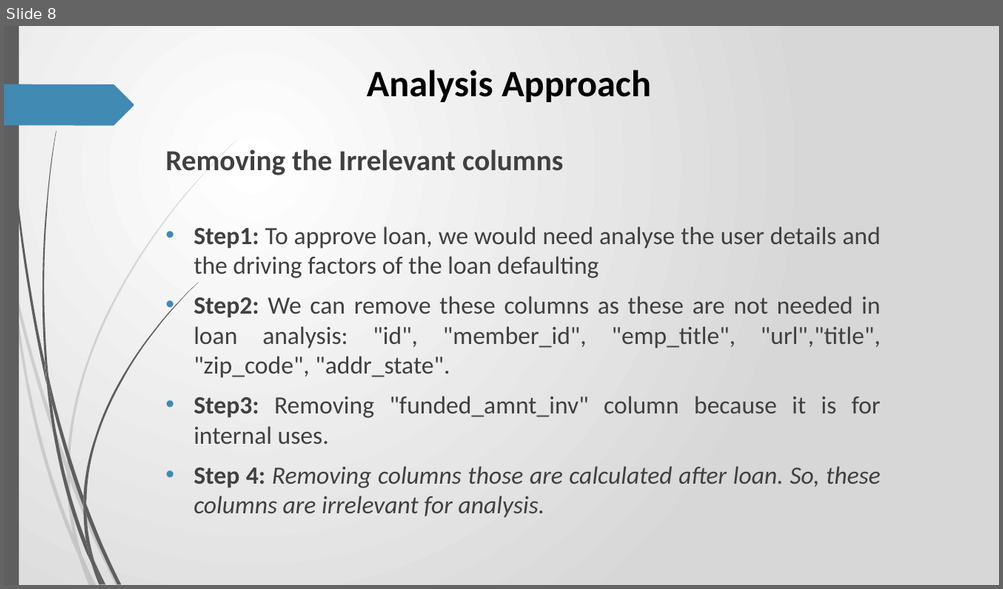
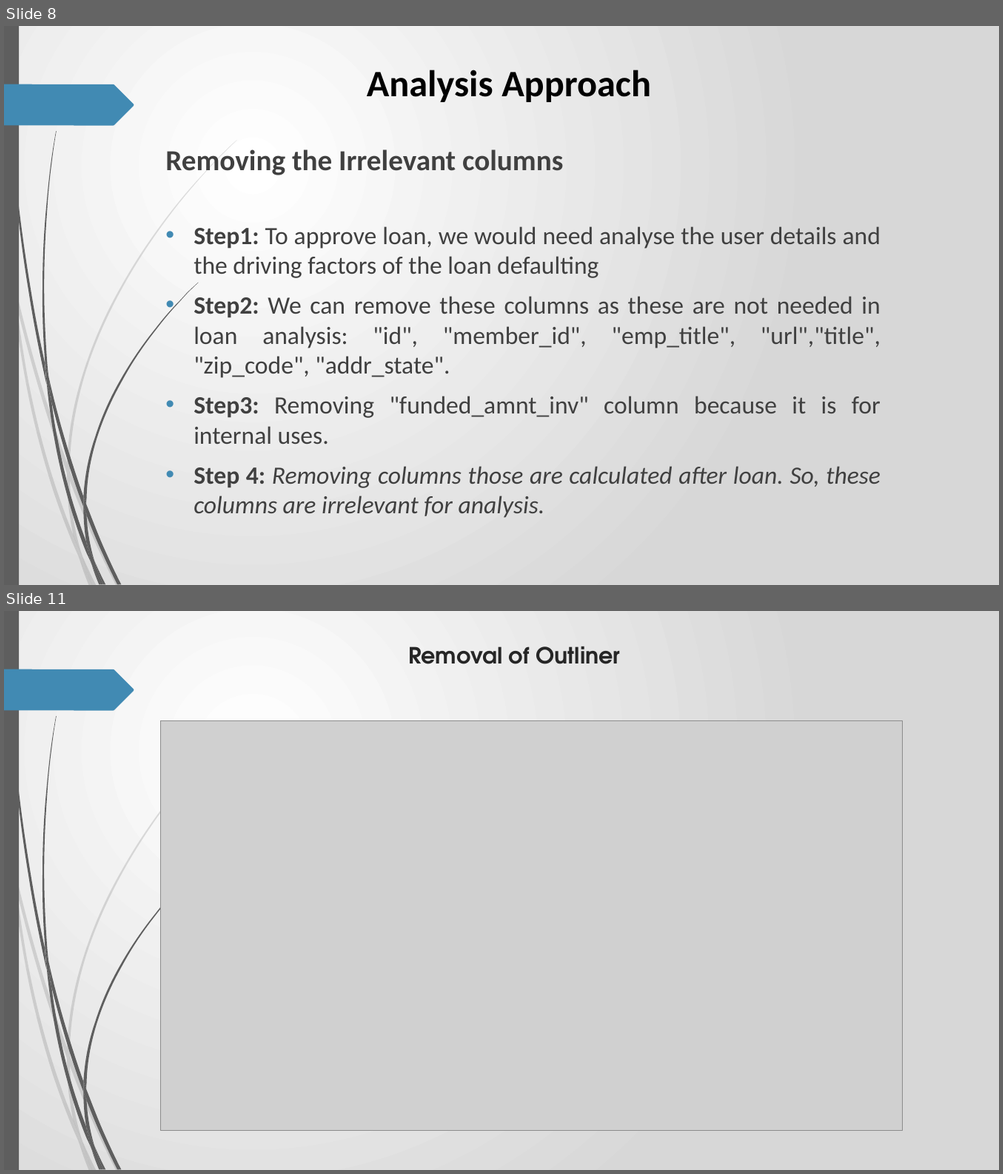
Before and after one commit to RavishankarDuMCA10/LendingClubCaseStudy, a slide deck: Case_Study.pptx. Shown one above the other, each under a label of ours: slide 8 before the commit, slides 8 and 11 after it; the slides between them are not shown. The pictures are 1003x589 and 1003x1174 pixels, drawn with LibreOffice and Linux fonts; fonts in the diff are those of the drawing; grey boxes stand for pictures. Boxes give left, top, right and bottom in pixels: in the first picture for what was removed or moved away, otherwise in the second. Text is boxed around its words. In the diff, an @@ line names an element or a change of style, - is before the commit and + after.

```diff
--- a/Case_Study.pptx
+++ b/Case_Study.pptx
@@ slide 11 added at (4, 611, 999, 1170), background gradient #FFFFFF to #D7D7D7; not listed: 24 template elements that a slide beside it also shows @@
@@ title added at (408, 647, 620, 664), 21.6 pt, text #262626, bold @@
+Removal of Outliner
@@ picture added at (161, 721, 902, 1131) @@
```
Also in this commit, not shown: 2 slides changed, 4 other slides added.
